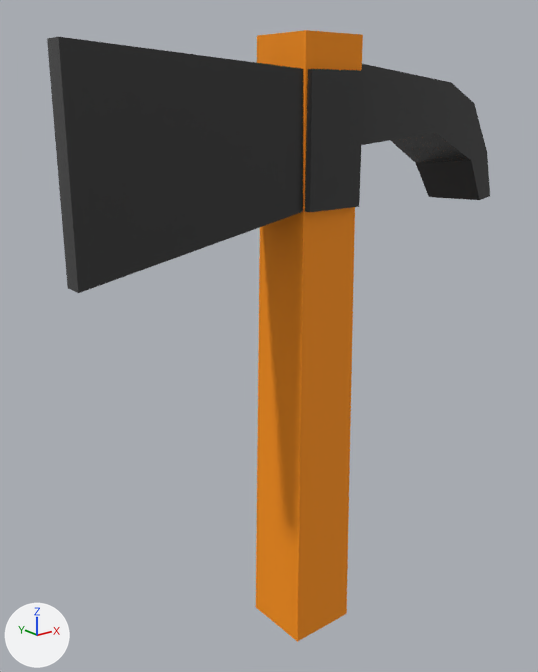
Renders of the glTF model assets/models/axe/axe.gltf from each side of a commit.
Camera for both pictures: a 50 mm camera at (-2.84, -3.21, 3.19) aimed at (-0.12, 0.19, 1.83). Lighting does not change. The marker at lower left points along +X, +Y and +Z. Where no turn or scale is listed for an object, it has been applied to the vertices.
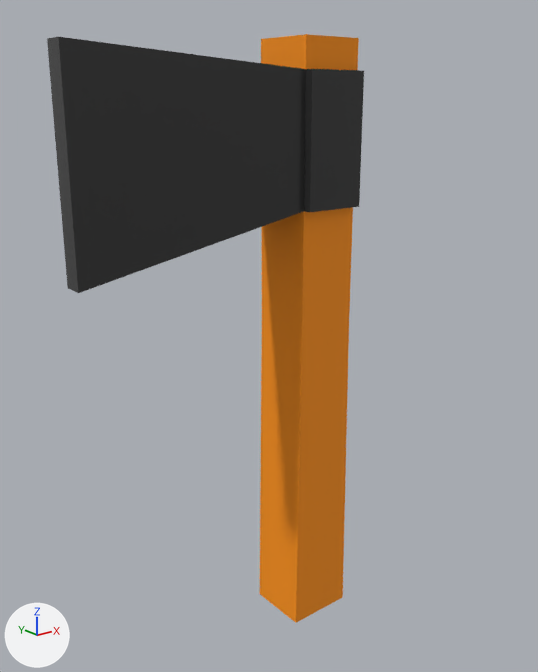
Changed parts and their boxes [x1, y1, x2, y2] in the pictures (538 x 672 px):
'Cube', deleted
    before: [256, 30, 490, 642]
    faces in mat_wood (orange #ff9300): [256, 30, 363, 642]
    faces in mat_metal (black #343434): [361, 64, 490, 200]

The change, as a list of edits to the scene's bpy script:
```text
Remove ob_cube:
    ob_cube = bpy.data.objects.new('Cube', me_cube)
    ob_cube.location = (0.0, 0.0, 0.0)
```
